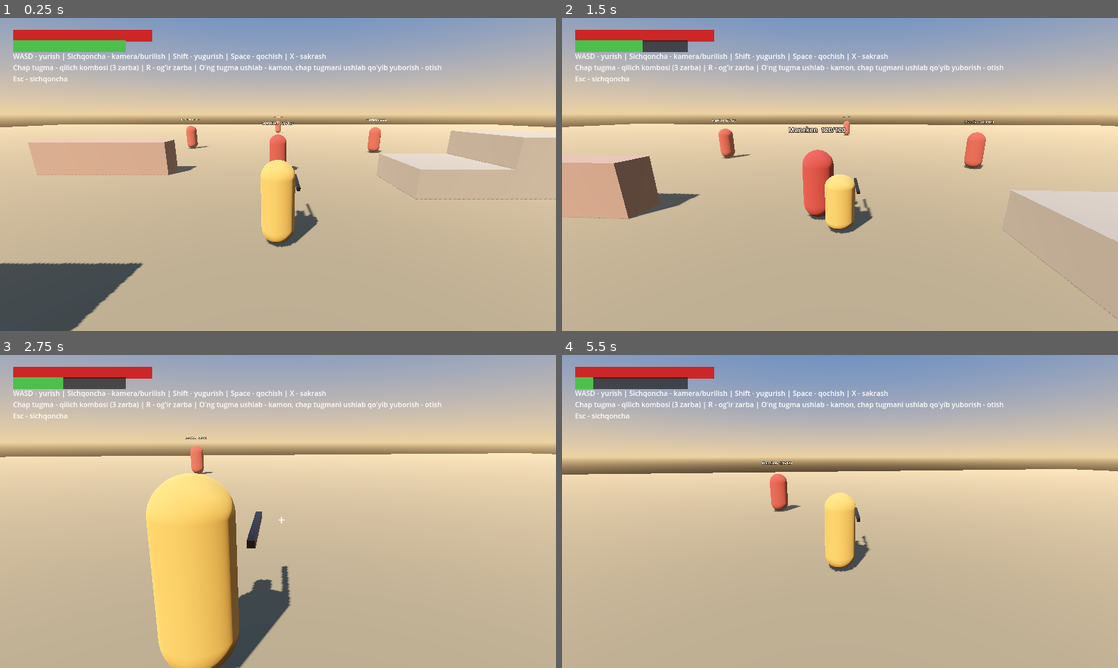
Above: before the commit, frames 1-4 (two rows, left to right).
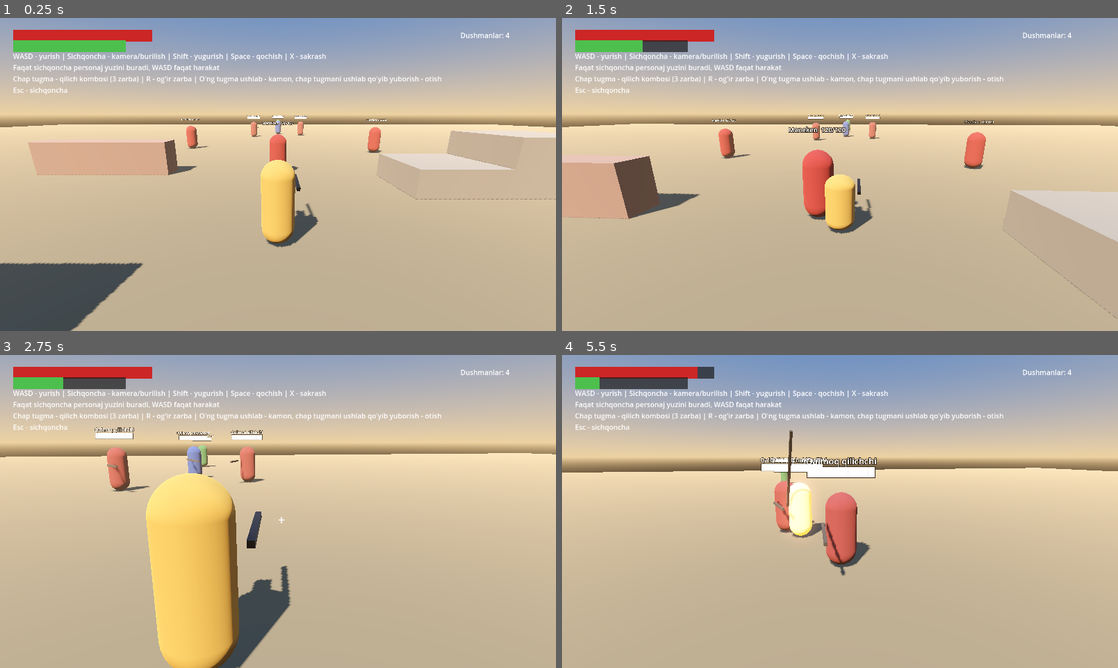
Above: after the commit, the same moments.

Repository: sardorergashev09uzb-commits/yangi
Game: Godot game, scene res://scenes/main.tscn
Two runs of this game, one before a commit and one after it. Both use one fixed random seed, a clock stepped at 60 frames per second and the inputs below.
Inputs (mouse positions are in pixels of both pictures, inside the frame that each line leads up to):
- Up to frame 1 (0.25 s): no input
- Up to frame 2 (1.5 s): move the mouse to (867, 174) at 0.52 s; hold Right mouse button (aim) 0.53-1.28 s; hold W (move_forward) from 0.53 s (still down); click (867, 174) at 0.67 s; tap X (jump) at 0.77 s; tap Space (dodge) at 0.8, 1.35 s; move the mouse to (812, 174) at 1.27 s
- Up to frame 3 (2.75 s): keep holding W (move_forward); tap X (jump) at 1.52 s; right-click (250, 511) at 1.55 s; move the mouse to (289, 505) at 2.02 s; hold Right mouse button (aim) from 2.03 s (still down); tap Space (dodge) at 2.3 s
- Up to frame 4 (5.5 s): keep holding W (move_forward); move the mouse to (834, 517) at 2.77 s; release Right mouse button (aim) at 2.78 s; tap R (attack_heavy) at 2.85 s; click (834, 517) at 2.92 s; tap X (jump) at 3.02, 3.77, 4.52 s; right-click (834, 517) at 3.05 s; move the mouse to (878, 514) at 3.52 s; click (878, 514) at 3.6 s; tap Space (dodge) at 3.8, 4.35, 5.3 s; move the mouse to (795, 508) at 4.27 s; right-click (795, 508) at 4.55 s; move the mouse to (845, 511) at 5.02 s; hold Shift (sprint) from 5.03 s (still down); click (845, 511) at 5.17 s

The runs differ from the first frame. In frame 1, 1.4% of the frame differs, in the area x 2-92%, y 4-38%; in frame 2, 1.6%; in frame 3, 2.8%; in frame 4, 5.6%, in the area x 0-99%, y 3-71%.

Commit message:
3-bosqich: Dushman AI (qilichchi, nayzachi, kamonchi), guruh hujum tokeni, telegraph va stagger; WASD faqat harakat

Diff:
--- a/scripts/autoload/fx.gd
+++ b/scripts/autoload/fx.gd
@@ -12,3 +12,18 @@
 	await get_tree().create_timer(duration, true, false, true).timeout
 	Engine.time_scale = 1.0
 	_stopping = false
+
+
+func popup(world_pos: Vector3, amount: float, color := Color(1.0, 0.9, 0.3)) -> void:
+	var l := Label3D.new()
+	l.text = str(int(amount))
+	l.font_size = 72
+	l.modulate = color
+	l.billboard = BaseMaterial3D.BILLBOARD_ENABLED
+	l.no_depth_test = true
+	get_tree().current_scene.add_child(l)
+	l.global_position = world_pos + Vector3(randf_range(-0.3, 0.3), 0.0, 0.0)
+	var t := l.create_tween()
+	t.tween_property(l, "global_position:y", l.global_position.y + 0.9, 0.7)
+	t.parallel().tween_property(l, "modulate:a", 0.0, 0.7)
+	t.tween_callback(l.queue_free)
--- /dev/null
+++ b/scripts/enemies/enemy.gd
@@ -0,0 +1,384 @@
+class_name Enemy
+extends CharacterBody3D
+## Qalmoq dushmani: qilichchi, nayzachi yoki kamonchi.
+## Holatlar: IDLE -> CHASE -> WINDUP (ogohlantirish) -> STRIKE -> RECOVER, zarba yesa STAGGER.
+## Hujum "tokeni": bir vaqtda faqat MAX_ATTACKERS ta yaqin jangchi hujum qiladi, qolganlari aylanib turadi.
+
+signal died(enemy: Enemy)
+
+enum Kind { SWORD, SPEAR, ARCHER }
+enum State { IDLE, CHASE, WINDUP, STRIKE, RECOVER, STAGGER, DEAD }
+
+const MAX_ATTACKERS := 2
+const STATS := {
+	Kind.SWORD: {
+		"name": "Qalmoq qilichchi", "hp": 60.0, "speed": 3.8, "reach": 2.1, "damage": 12.0,
+		"windup": 0.55, "strike": 0.15, "recover": 0.75, "lunge": 3.0,
+		"color": Color(0.55, 0.2, 0.2), "weapon_len": 1.1,
+	},
+	Kind.SPEAR: {
+		"name": "Qalmoq nayzachisi", "hp": 50.0, "speed": 3.4, "reach": 3.2, "damage": 14.0,
+		"windup": 0.7, "strike": 0.15, "recover": 0.9, "lunge": 6.0,
+		"color": Color(0.2, 0.3, 0.55), "weapon_len": 2.4,
+	},
+	Kind.ARCHER: {
+		"name": "Qalmoq kamonchisi", "hp": 35.0, "speed": 3.0, "reach": 16.0, "damage": 10.0,
+		"windup": 0.9, "strike": 0.1, "recover": 1.4, "lunge": 0.0,
+		"color": Color(0.2, 0.45, 0.25), "weapon_len": 0.8,
+	},
+}
+
+static var _attackers := 0
+
+@export var kind: Kind = Kind.SWORD
+@export var aggro_range := 14.0
+@export var lose_range := 26.0
+@export var gravity := 20.0
+
+var state := State.IDLE
+var health := 60.0
+var max_health := 60.0
+
+var _stats: Dictionary
+var _player: Player
+var _timer := 0.0
+var _cooldown := 0.5
+var _has_token := false
+var _struck := false
+var _strafe_sign := 1.0
+var _lock_facing := false
+var _body: MeshInstance3D
+var _mat: StandardMaterial3D
+var _weapon: Node3D
+var _label: Label3D
+
+
+func _ready() -> void:
+	_stats = STATS[kind]
+	max_health = _stats.hp
+	health = max_health
+	_strafe_sign = 1.0 if randf() < 0.5 else -1.0
+	add_to_group("enemies")
+	add_to_group("hurtable")
+	collision_layer = 1 << 2
+	collision_mask = 1 | (1 << 1) | (1 << 2)
+	_build_visuals()
+
+
+func _build_visuals() -> void:
+	_mat = StandardMaterial3D.new()
+	_mat.albedo_color = _stats.color
+	_mat.emission_enabled = true
+	_mat.emission = Color(1.0, 0.45, 0.1)
+	_mat.emission_energy_multiplier = 0.0
+	var capsule := CapsuleMesh.new()
+	capsule.radius = 0.38
+	capsule.height = 1.8
+	capsule.material = _mat
+	_body = MeshInstance3D.new()
+	_body.mesh = capsule
+	_body.position.y = 0.9
+	add_child(_body)
+
+	var col := CollisionShape3D.new()
+	var shape := CapsuleShape3D.new()
+	shape.radius = 0.38
+	shape.height = 1.8
+	col.shape = shape
+	col.position.y = 0.9
+	add_child(col)
+
+	_weapon = Node3D.new()
+	_weapon.position = Vector3(0.45, 1.1, -0.2)
+	add_child(_weapon)
+	var blade := MeshInstance3D.new()
+	var blade_mesh := BoxMesh.new()
+	var length: float = _stats.weapon_len
+	blade_mesh.size = Vector3(0.07, 0.07, length)
+	var blade_mat := StandardMaterial3D.new()
+	blade_mat.albedo_color = Color(0.25, 0.22, 0.2)
+	blade_mesh.material = blade_mat
+	blade.mesh = blade_mesh
+	blade.position.z = -length * 0.5
+	_weapon.add_child(blade)
+
+	_label = Label3D.new()
+	_label.position.y = 2.4
+	_label.billboard = BaseMaterial3D.BILLBOARD_ENABLED
+	_label.font_size = 40
+	add_child(_label)
+	_update_label()
+
+
+func _update_label() -> void:
+	var blocks := int(ceil(10.0 * health / max_health))
+	_label.text = "%s\n%s" % [_stats.name, "█".repeat(blocks)]
+
+
+# ---------------------------------------------------------------- Asosiy sikl
+
+func _physics_process(delta: float) -> void:
+	if _player == null or not is_instance_valid(_player):
+		_player = get_tree().get_first_node_in_group("player") as Player
+	_cooldown -= delta
+
+	if state == State.DEAD or _player == null:
+		velocity.x = move_toward(velocity.x, 0.0, 20.0 * delta)
+		velocity.z = move_toward(velocity.z, 0.0, 20.0 * delta)
+		velocity.y -= gravity * delta
+		move_and_slide()
+		return
+
+	var to_player := _player.global_position - global_position
+	to_player.y = 0.0
+	var dist := to_player.length()
+	var dir := to_player / dist if dist > 0.01 else Vector3.ZERO
+	var player_alive := _player.state != Player.State.DEAD
+
+	match state:
+		State.IDLE:
+			_stop(delta)
+			if player_alive and dist < aggro_range and _can_see_player():
+				_alert()
+		State.CHASE:
+			if not player_alive or dist > lose_range:
+				_release_token()
+				state = State.IDLE
+			else:
+				_face(dir, delta, 10.0)
+				_chase(dir, dist, delta)
+		State.WINDUP:
+			_windup(dir, delta)
+		State.STRIKE:
+			_strike(dir, delta)
+		State.RECOVER:
+			_stop(delta)
+			_timer -= delta
+			_weapon.rotation_degrees.x = lerpf(_weapon.rotation_degrees.x, 0.0, 1.0 - exp(-10.0 * delta))
+			_mat.emission_energy_multiplier = 0.0
+			if _timer <= 0.0:
+				_cooldown = randf_range(0.3, 0.9)
+				state = State.CHASE
+		State.STAGGER:
+			velocity.x = move_toward(velocity.x, 0.0, 18.0 * delta)
+			velocity.z = move_toward(velocity.z, 0.0, 18.0 * delta)
+			_timer -= delta
+			if _timer <= 0.0:
+				state = State.CHASE
+
+	velocity.y -= gravity * delta
+	move_and_slide()
+
+
+# ---------------------------------------------------------------- Harakat
+
+func _alert() -> void:
+	state = State.CHASE
+	# Yaqin do'stlarni ham ogohlantiradi
+	for e in get_tree().get_nodes_in_group("enemies"):
+		var other := e as Enemy
+		if other != null and other.state == State.IDLE \
+				and other.global_position.distance_to(global_position) < 10.0:
+			other.state = State.CHASE
+
+
+func _chase(dir: Vector3, dist: float, delta: float) -> void:
+	var speed: float = _stats.speed
+	var move := Vector3.ZERO
+	if kind == Kind.ARCHER:
+		if dist < 8.0:
+			move = -dir * speed * 1.2          # orqaga chekinadi
+		elif dist > 13.0:
+			move = dir * speed                 # yaqinlashadi
+		else:
+			move = dir.rotated(Vector3.UP, PI / 2.0) * _strafe_sign * speed * 0.5
+		if _cooldown <= 0.0 and dist < 16.0 and _can_see_player():
+			_begin_attack()
+			return
+	else:
+		var reach: float = _stats.reach
+		var start_range := reach - 0.3
+		if _cooldown <= 0.0 and not _has_token:
+			_try_token()
+		if _has_token:
+			move = dir * speed
+			if dist <= start_range:
+				_begin_attack()
+				return
+		else:
+			# Token yo'q: o'yinchi atrofida aylanadi
+			var side := dir.rotated(Vector3.UP, PI / 2.0) * _strafe_sign
+			if dist > 7.0:
+				move = dir * speed
+			elif dist < 4.0:
+				move = -dir * speed * 0.6 + side * speed * 0.4
+			else:
+				move = side * speed * 0.55
+	move += _separation() * 2.0
+	velocity.x = move_toward(velocity.x, move.x, 30.0 * delta)
+	velocity.z = move_toward(velocity.z, move.z, 30.0 * delta)
+
+
+func _separation() -> Vector3:
+	var push := Vector3.ZERO
+	for e in get_tree().get_nodes_in_group("enemies"):
+		if e == self or not e is Node3D:
+			continue
+		var d: Vector3 = global_position - (e as Node3D).global_position
+		d.y = 0.0
+		var l := d.length()
+		if l > 0.01 and l < 1.4:
+			push += d / l * (1.4 - l)
+	return push
+
+
+func _stop(delta: float) -> void:
+	velocity.x = move_toward(velocity.x, 0.0, 25.0 * delta)
+	velocity.z = move_toward(velocity.z, 0.0, 25.0 * delta)
+
+
+func _face(dir: Vector3, delta: float, speed := 10.0) -> void:
+	if dir.length() < 0.01:
+		return
+	var goal := atan2(-dir.x, -dir.z)
+	rotation.y = lerp_angle(rotation.y, goal, 1.0 - exp(-speed * delta))
+
+
+func _can_see_player() -> bool:
+	var from := global_position + Vector3.UP * 1.5
+	var to := _player.global_position + Vector3.UP * 1.2
+	var q := PhysicsRayQueryParameters3D.create(from, to, 1, [get_rid()])
+	return get_world_3d().direct_space_state.intersect_ray(q).is_empty()
+
+
+# ---------------------------------------------------------------- Hujum tokeni
+
+func _try_token() -> void:
+	if _attackers < MAX_ATTACKERS:
+		_attackers += 1
+		_has_token = true
+
+
+func _release_token() -> void:
+	if _has_token:
+		_has_token = false
+		_attackers = maxi(_attackers - 1, 0)
+
+
+func _exit_tree() -> void:
+	_release_token()
+
+
+# ---------------------------------------------------------------- Hujum bosqichlari
+
+func _begin_attack() -> void:
+	state = State.WINDUP
+	_timer = 0.0
+	_struck = false
+	_lock_facing = false
+
+
+func _windup(dir: Vector3, delta: float) -> void:
+	var windup: float = _stats.windup
+	_timer += delta
+	var t := clampf(_timer / windup, 0.0, 1.0)
+	_stop(delta)
+	# Oxirgi 30% da yo'nalish qotadi, o'yinchi yon tomonga qochishi mumkin
+	if t < 0.7:
+		_face(dir, delta, 8.0)
+	_weapon.rotation_degrees.x = lerpf(0.0, 70.0, t)
+	# Ogohlantirish: tanasi to'q sariq charaqlaydi
+	_mat.emission_energy_multiplier = t * 1.8
+	if _timer >= windup:
+		state = State.STRIKE
+		_timer = 0.0
+
+
+func _strike(dir: Vector3, delta: float) -> void:
+	var strike: float = _stats.strike
+	if _timer == 0.0:
+		_weapon.rotation_degrees.x = -50.0
+		_mat.emission_energy_multiplier = 0.0
+		if kind == Kind.ARCHER:
+			_fire_arrow()
+			_struck = true
+	_timer += delta
+	var forward := -global_basis.z
+	var lunge: float = _stats.lunge
+	velocity.x = forward.x * lunge
+	velocity.z = forward.z * lunge
+	if not _struck:
+		_melee_hit()
+	if _timer >= strike:
+		state = State.RECOVER
+		_timer = _stats.recover
+		_release_token()
+
+
+func _melee_hit() -> void:
+	var to := _player.global_position - global_position
+	to.y = 0.0
+	var reach: float = _stats.reach
+	if to.length() > reach + 0.4:
+		return
+	var forward := -global_basis.z
+	if forward.angle_to(to) > deg_to_rad(60.0):
+		return
+	_struck = true
+	_player.take_damage(_stats.damage, global_position, 6.0)
+
+
+func _fire_arrow() -> void:
+	var origin := global_position + Vector3.UP * 1.4 + (-global_basis.z) * 0.6
+	var target := _player.global_position + Vector3.UP * 1.0
+	var arrow := Arrow.new()
+	arrow.shooter = self
+	arrow.damage = _stats.damage
+	arrow.gravity = 2.0
+	arrow.hit_mask = 1 | (1 << 1)
+	arrow.velocity = (target - origin).normalized() * 24.0
+	get_tree().current_scene.add_child(arrow)
+	arrow.global_position = origin
+
+
+# ---------------------------------------------------------------- Zarar va o'lim
+
+func take_damage(amount: float, from_pos := Vector3.ZERO, knockback := 4.0) -> void:
+	if state == State.DEAD:
+		return
+	health = maxf(health - amount, 0.0)
+	_update_label()
+	FX.popup(global_position + Vector3.UP * 2.0, amount)
+	_mat.emission_energy_multiplier = 2.5
+	create_tween().tween_property(_mat, "emission_energy_multiplier", 0.0, 0.2)
+	_release_token()
+	if health <= 0.0:
+		_die()
+		return
+	if state == State.IDLE:
+		_alert()
+	var away := global_position - from_pos
+	away.y = 0.0
+	if away.length() > 0.01:
+		away = away.normalized()
+		velocity.x = away.x * knockback
+		velocity.z = away.z * knockback
+	_weapon.rotation_degrees.x = 0.0
+	state = State.STAGGER
+	_timer = 0.7 if knockback >= 8.0 else 0.4
+
+
+func _die() -> void:
+	state = State.DEAD
+	_release_token()
+	collision_layer = 0
+	remove_from_group("enemies")
+	remove_from_group("hurtable")
+	_label.visible = false
+	_mat.emission_energy_multiplier = 0.0
+	var t := create_tween()
+	t.tween_property(_body, "rotation:x", -PI / 2.0, 0.35)
+	t.parallel().tween_property(_body, "position:y", 0.4, 0.35)
+	died.emit(self)
+	await get_tree().create_timer(3.0).timeout
+	queue_free()
--- a/scripts/player/arrow.gd
+++ b/scripts/player/arrow.gd
@@ -6,6 +6,7 @@
 var damage := 20.0
 var shooter: CollisionObject3D
 var gravity := 7.0
+var hit_mask := 1 | (1 << 2)  # dunyo + dushman; dushman o'qlari uchun dunyo + o'yinchi
 
 var _life := 6.0
 var _stuck := false
@@ -35,7 +36,7 @@
 	var from := global_position
 	velocity.y -= gravity * delta
 	var to := from + velocity * delta
-	var query := PhysicsRayQueryParameters3D.create(from, to, 1 | (1 << 2))
+	var query := PhysicsRayQueryParameters3D.create(from, to, hit_mask)
 	if shooter:
 		query.exclude = [shooter.get_rid()]
 	var hit := get_world_3d().direct_space_state.intersect_ray(query)
--- a/scripts/player/player.gd
+++ b/scripts/player/player.gd
@@ -143,18 +143,12 @@
 	else:
 		velocity.y -= gravity * delta
 
-	# Yuzlanish: nishonlashda va turganda kamera tomoniga (sichqoncha bilan buriladi),
-	# yurganda harakat tomoniga.
-	if aiming:
-		_face(_cam_forward(), delta)
-	elif moving:
-		_face(dir, delta)
-	else:
-		_face(_cam_forward(), delta)
+	# Yuzlanish faqat sichqoncha (kamera) bilan boshqariladi; WASD faqat harakat.
+	_face(_cam_forward(), delta)
 
 	if Input.is_action_just_pressed("dodge") and is_on_floor() and stamina >= dodge_cost:
 		_cancel_bow()
-		_start_dodge(dir if moving else -model.global_basis.z)
+		_start_dodge(dir if moving else -_cam_forward())
 		return
 
 	if aiming:
@@ -221,9 +215,7 @@
 	_buffer_heavy = 0.0
 	_use_stamina(_attack.cost)
 
-	var input := Input.get_vector("move_left", "move_right", "move_forward", "move_back")
-	var dir := Vector3(input.x, 0.0, input.y).rotated(Vector3.UP, rig.yaw)
-	_attack_dir = dir.normalized() if dir.length() > 0.1 else _cam_forward()
+	_attack_dir = _cam_forward()
 	_face(_attack_dir, 1.0 / 60.0, true)
 	state = State.ATTACK
 
@@ -247,7 +239,9 @@
 	if _attack_time >= windup and Input.is_action_just_pressed("dodge") \
 			and stamina >= dodge_cost and is_on_floor():
 		_end_attack()
-		_start_dodge(_attack_dir)
+		var di := Input.get_vector("move_left", "move_right", "move_forward", "move_back")
+		var dd := Vector3(di.x, 0.0, di.y).rotated(Vector3.UP, rig.yaw)
+		_start_dodge(dd if dd.length() > 0.1 else -_cam_forward())
 		return
 
 	# Vaqt oynasiga qarab harakat: tayyorlanish (to'xtash), zarba (oldinga siljish), tiklanish
@@ -320,7 +314,6 @@
 	_dodge_timer = 0.0
 	state = State.DODGE
 	_dodge_invuln = true
-	_face(_dodge_dir, 1.0 / 60.0, true)
 
 
 func _dodge(delta: float) -> void:
--- a/scripts/ui/hud.gd
+++ b/scripts/ui/hud.gd
@@ -7,6 +7,7 @@
 var _crosshair: Label
 var _death_label: Label
 var _player: Player
+var _enemy_label: Label
 
 
 func _ready() -> void:
@@ -34,9 +35,14 @@
 	_death_label.visible = false
 	add_child(_death_label)
 
+	_enemy_label = Label.new()
+	_enemy_label.set_anchors_preset(Control.PRESET_TOP_RIGHT)
+	_enemy_label.position = Vector2(-220, 28)
+	add_child(_enemy_label)
+
 	var help := Label.new()
 	help.position = Vector2(30, 76)
-	help.text = "WASD - yurish | Sichqoncha - kamera/burilish | Shift - yugurish | Space - qochish | X - sakrash\n" \
+	help.text = "WASD - yurish | Sichqoncha - kamera/burilish | Shift - yugurish | Space - qochish | X - sakrash\nFaqat sichqoncha personaj yuzini buradi, WASD faqat harakat\n" \
 			+ "Chap tugma - qilich kombosi (3 zarba) | R - og'ir zarba | O'ng tugma ushlab - kamon, chap tugmani ushlab qo'yib yuborish - otish\n" \
 			+ "Esc - sichqoncha"
 	add_child(help)
@@ -78,6 +84,7 @@
 
 
 func _process(_delta: float) -> void:
+	_enemy_label.text = "Dushmanlar: %d" % get_tree().get_nodes_in_group("enemies").size()
 	if _player == null:
 		return
 	_crosshair.visible = _player.aiming
--- a/scripts/world/arena.gd
+++ b/scripts/world/arena.gd
@@ -11,14 +11,26 @@
 	var ramp := _box(Vector3(-6, 0.9, 6), Vector3(5, 0.5, 8), Color(0.5, 0.5, 0.45))
 	ramp.rotation_degrees.x = 15
 	# jang sinovi uchun manekenlar
-	for p in [Vector3(0, 0, -6), Vector3(7, 0, -12), Vector3(-7, 0, -14), Vector3(0, 0, -30)]:
+	for p in [Vector3(0, 0, -6), Vector3(7, 0, -12), Vector3(-7, 0, -14)]:
 		var d := Dummy.new()
 		d.position = p
 		add_child(d)
+	# qalmoq askarlari
+	_enemy(Enemy.Kind.SWORD, Vector3(-3, 0, -24))
+	_enemy(Enemy.Kind.SWORD, Vector3(3, 0, -26))
+	_enemy(Enemy.Kind.SPEAR, Vector3(0, 0, -28))
+	_enemy(Enemy.Kind.ARCHER, Vector3(0, 0, -36))
 	# salomatlik/o'lim sinovi uchun tuzoq
 	var trap := Trap.new()
 	trap.position = Vector3(5, 0.15, 8)
 	add_child(trap)
+
+
+func _enemy(kind: Enemy.Kind, pos: Vector3) -> void:
+	var e := Enemy.new()
+	e.kind = kind
+	e.position = pos
+	add_child(e)
 
 
 func _build_environment() -> void:
--- a/tests/combat_test.gd
+++ b/tests/combat_test.gd
@@ -48,6 +48,46 @@
 	_check(player.state == Player.State.DEAD, "o'lmadi")
 	await get_tree().create_timer(3.0, true, false, true).timeout
 	_check(player.state == Player.State.NORMAL and player.health > 0.0, "tirilmadi")
+	# 4) Dushman AI: qilichchi o'yinchini kuzatib, hujum qiladi va zarar beradi
+	for e in get_tree().get_nodes_in_group("enemies"):
+		e.queue_free()
+	await _frames(3)
+	player.global_position = Vector3(20, 0.1, 20)
+	player.velocity = Vector3.ZERO
+	await _frames(5)
+	var foe := Enemy.new()
+	foe.kind = Enemy.Kind.SWORD
+	foe.position = Vector3(20, 0, 15)
+	main.add_child(foe)
+	var hp2 := player.health
+	var t := 0
+	while player.health >= hp2 and t < 600:
+		await _frames(1)
+		t += 1
+	print("sword hit player after frames: ", t, " hp ", player.health)
+	_check(player.health < hp2, "qilichchi zarar bermadi")
+
+	# 5) Kamonchi
+	foe.queue_free()
+	await _frames(70)
+	player.health = player.max_health
+	player.global_position = Vector3(20, 0.1, 20)
+	await _frames(5)
+	var archer := Enemy.new()
+	archer.kind = Enemy.Kind.ARCHER
+	archer.position = Vector3(20, 0, 8)
+	main.add_child(archer)
+	hp2 = player.health
+	t = 0
+	while player.health >= hp2 and t < 600:
+		await _frames(1)
+		t += 1
+	print("arrow hit player after frames: ", t, " hp ", player.health)
+	_check(player.health < hp2, "kamonchi zarar bermadi")
+
+	# 6) Dushmanni o'ldirish
+	archer.take_damage(1000.0, player.global_position, 5.0)
+	_check(archer.state == Enemy.State.DEAD, "dushman o'lmadi")
 	print("TESTLAR O'TDI")
 	get_tree().quit(0)
 
